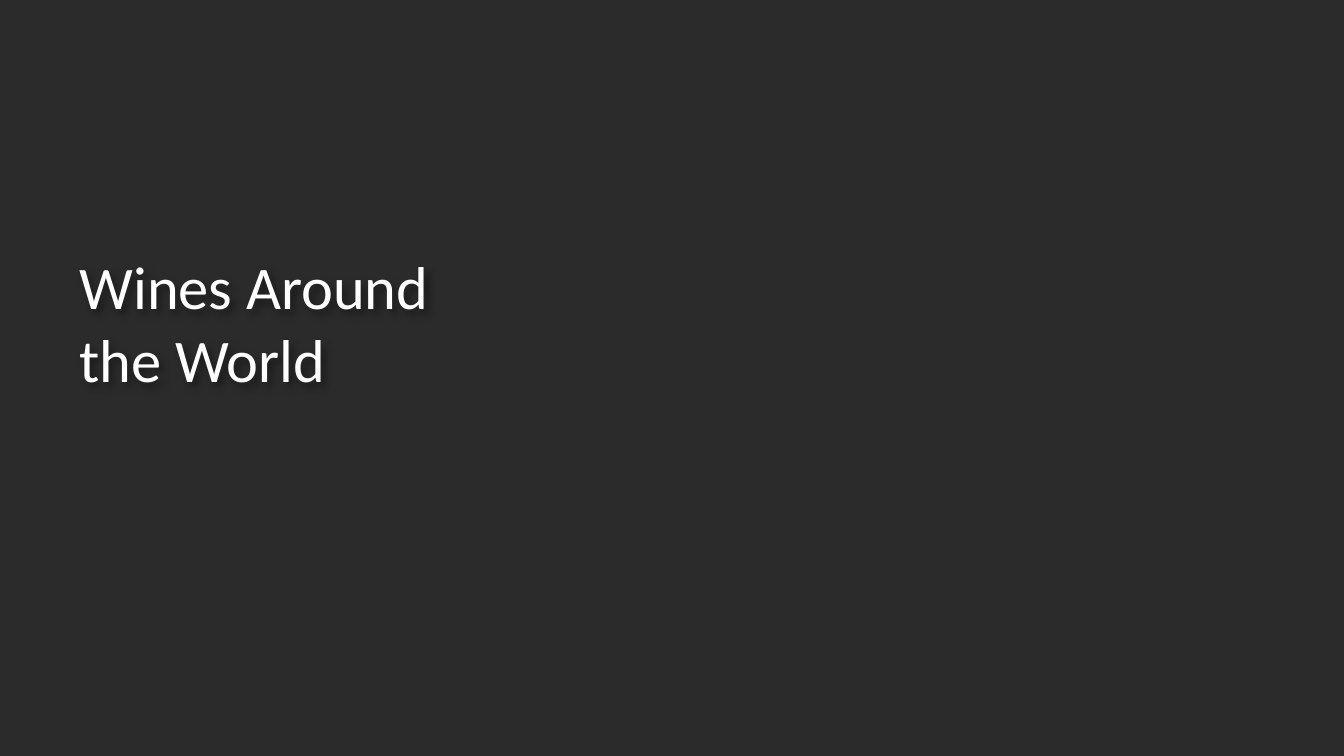
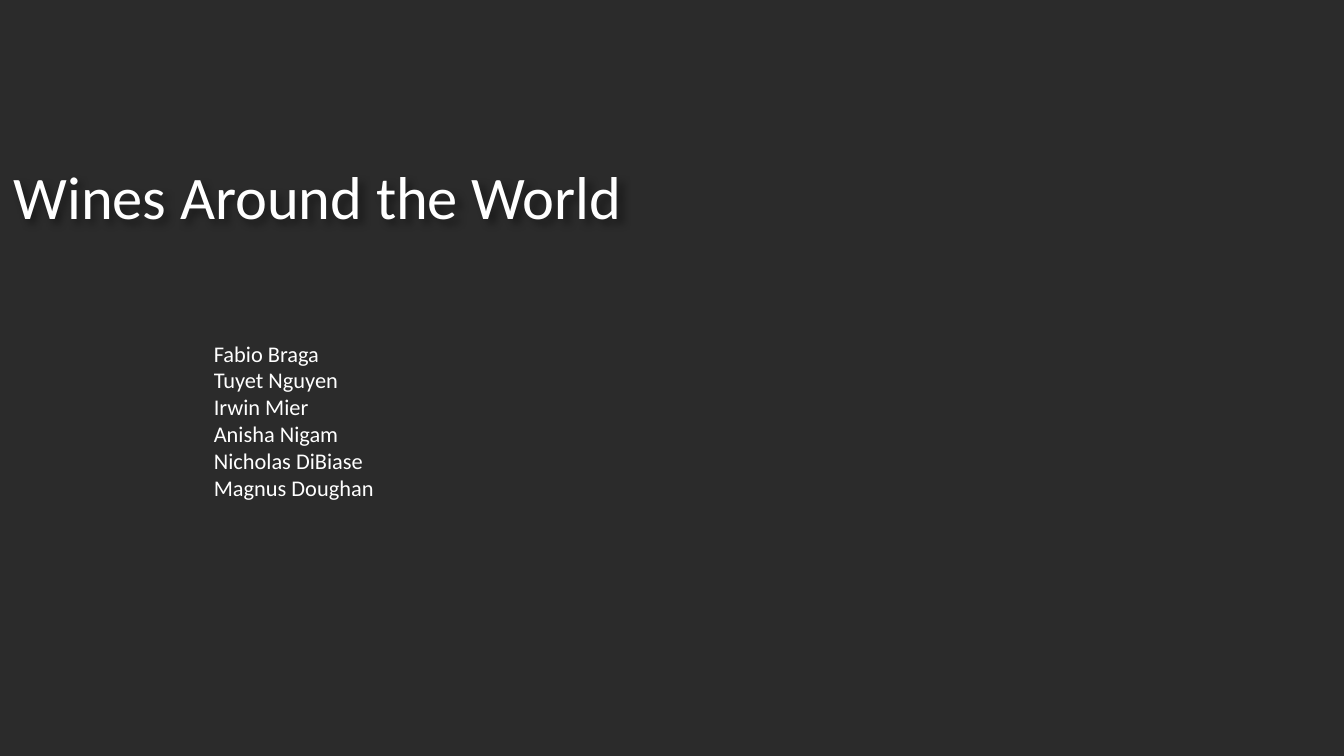
Before and after one commit to tuyetnguyen56/FINAL_PROJECT, a slide deck: slide 1 of Fabio/Wines Across the World.pptx. Drawn at 1344x756 pixels with LibreOffice and Linux fonts; fonts in the diff are those of the drawing; background and template pictures are left out; a plain dark background stands for a picture behind light text. Boxes give left, top, right and bottom in pixels: in the first picture for what was removed or moved away, otherwise in the second. Text is boxed around its words. In the diff, an @@ line names an element or a change of style, - is before the commit and + after.

```diff
--- a/Fabio/Wines Across the World.pptx
+++ b/Fabio/Wines Across the World.pptx
@@ title "Wines Around the World" rewrapped from bbox=[79, 267, 428, 383] to bbox=[13, 177, 622, 220] @@
@@ text added at bbox=[214, 346, 373, 500], 12 pt, text #FFFFFF @@
+Fabio Braga
+Tuyet Nguyen
+Irwin Mier
+Anisha Nigam
+Nicholas DiBiase
+Magnus Doughan
```
Also in this commit, not shown: 4 other slides changed, 1 slide added, 1 slide removed.
